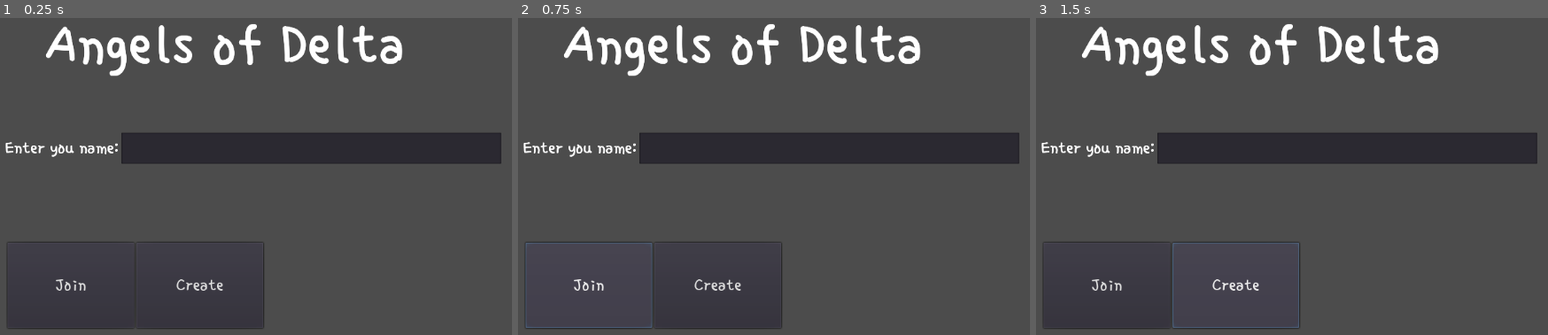
Above: before the commit, frames 1-3 (left to right).
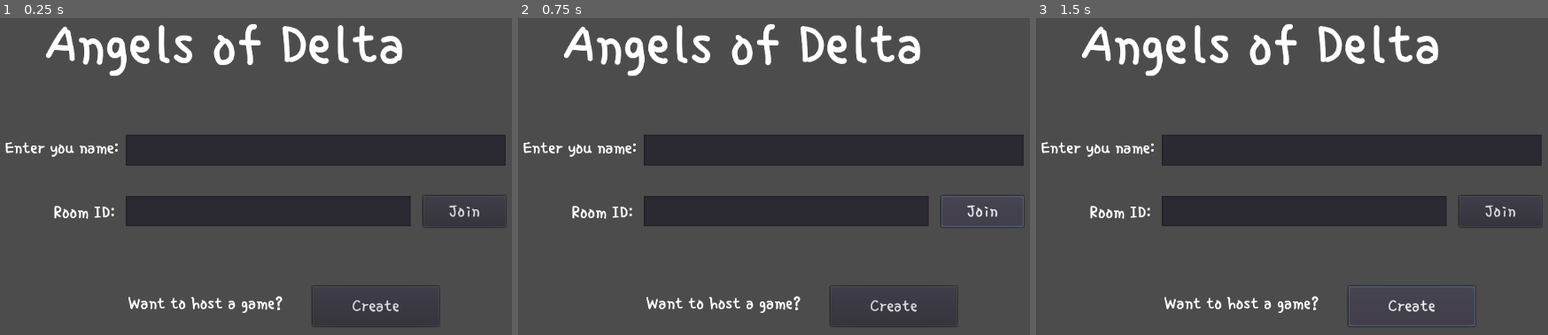
Above: after the commit, the same moments.

Repository: askoki160/angels-of-delta
Game: Godot game, scene res://Scenes/StartScene.tscn
Same seed, same stepped clock (60 frames per second), same inputs: the game is played once before the commit and once after it.
Inputs:
- Up to frame 1 (0.25 s): no input
- Up to frame 2 (0.75 s): click "Join" at 0.5 s
- Up to frame 3 (1.5 s): click "Create" at 1.25 s

The runs differ from the first frame. In frame 1, 8.3% of the frame differs, in the area x 1-99%, y 36-99%; in frame 2, 8.5%; in frame 3, 8.6%.

Commit message:
Changed start scene

Diff:
--- a/Scenes/StartScene.tscn
+++ b/Scenes/StartScene.tscn
@@ -14,44 +14,60 @@
 "_edit_use_anchors_": false
 }
 
-[node name="NameContainer" type="HBoxContainer" parent="."]
+[node name="Label2" type="Label" parent="."]
 margin_left = 204.0
-margin_top = 288.0
-margin_right = 977.0
-margin_bottom = 337.0
+margin_top = 297.0
+margin_right = 384.0
+margin_bottom = 328.0
+custom_fonts/font = ExtResource( 1 )
+text = "Enter you name:"
+align = 2
 __meta__ = {
 "_edit_use_anchors_": false
 }
 
-[node name="Label" type="Label" parent="NameContainer"]
-margin_top = 9.0
-margin_right = 180.0
-margin_bottom = 40.0
-custom_fonts/font = ExtResource( 1 )
-text = "Enter you name:"
-align = 2
-
-[node name="NameField" type="LineEdit" parent="NameContainer"]
-margin_left = 184.0
-margin_right = 784.0
-margin_bottom = 49.0
+[node name="NameField" type="LineEdit" parent="."]
+margin_left = 395.268
+margin_top = 290.585
+margin_right = 995.268
+margin_bottom = 339.585
 rect_min_size = Vector2( 600, 0 )
 caret_blink = true
 caret_blink_speed = 0.5
-
-[node name="HBoxContainer" type="HBoxContainer" parent="."]
-margin_left = 208.0
-margin_top = 462.0
-margin_right = 955.0
-margin_bottom = 597.0
 __meta__ = {
 "_edit_use_anchors_": false
 }
 
-[node name="JoinButton" type="Button" parent="HBoxContainer"]
-margin_right = 200.0
-margin_bottom = 135.0
-rect_min_size = Vector2( 200, 0 )
+[node name="JoinLabel" type="Label" parent="."]
+margin_left = 198.856
+margin_top = 399.036
+margin_right = 378.856
+margin_bottom = 430.036
+custom_fonts/font = ExtResource( 1 )
+text = "Room ID:"
+align = 2
+__meta__ = {
+"_edit_use_anchors_": false
+}
+
+[node name="RoomField" type="LineEdit" parent="."]
+margin_left = 394.713
+margin_top = 388.0
+margin_right = 844.713
+margin_bottom = 436.0
+rect_min_size = Vector2( 450, 0 )
+caret_blink = true
+caret_blink_speed = 0.5
+__meta__ = {
+"_edit_use_anchors_": false
+}
+
+[node name="JoinButton" type="Button" parent="."]
+margin_left = 865.288
+margin_top = 387.857
+margin_right = 995.288
+margin_bottom = 436.857
+rect_min_size = Vector2( 130, 0 )
 custom_fonts/font = ExtResource( 1 )
 custom_colors/font_color_disabled = Color( 0, 0, 0, 1 )
 text = "Join"
@@ -59,10 +75,23 @@
 "_edit_use_anchors_": false
 }
 
-[node name="CreateButton" type="Button" parent="HBoxContainer"]
-margin_left = 204.0
-margin_right = 404.0
-margin_bottom = 135.0
+[node name="JoinLabel2" type="Label" parent="."]
+margin_left = 293.687
+margin_top = 542.663
+margin_right = 643.687
+margin_bottom = 593.663
+custom_fonts/font = ExtResource( 1 )
+text = "Want to host a game?"
+align = 2
+__meta__ = {
+"_edit_use_anchors_": false
+}
+
+[node name="CreateButton" type="Button" parent="."]
+margin_left = 689.507
+margin_top = 530.976
+margin_right = 889.507
+margin_bottom = 593.976
 rect_min_size = Vector2( 200, 0 )
 custom_fonts/font = ExtResource( 1 )
 custom_colors/font_color_disabled = Color( 0, 0, 0, 1 )
@@ -85,10 +114,14 @@
 }
 
 [node name="Label" type="Label" parent="."]
-margin_left = 733.879
-margin_top = 445.326
-margin_right = 1025.88
-margin_bottom = 541.326
-[connection signal="text_changed" from="NameContainer/NameField" to="." method="_on_NameField_text_changed"]
-[connection signal="pressed" from="HBoxContainer/JoinButton" to="." method="_on_JoinButton_pressed"]
-[connection signal="pressed" from="HBoxContainer/CreateButton" to="." method="_on_CreateButton_pressed"]
+margin_left = 89.0712
+margin_top = 510.574
+margin_right = 381.072
+margin_bottom = 606.574
+__meta__ = {
+"_edit_use_anchors_": false
+}
+[connection signal="text_changed" from="NameField" to="." method="_on_NameField_text_changed"]
+[connection signal="text_changed" from="RoomField" to="." method="_on_NameField_text_changed"]
+[connection signal="pressed" from="JoinButton" to="." method="_on_JoinButton_pressed"]
+[connection signal="pressed" from="CreateButton" to="." method="_on_CreateButton_pressed"]
